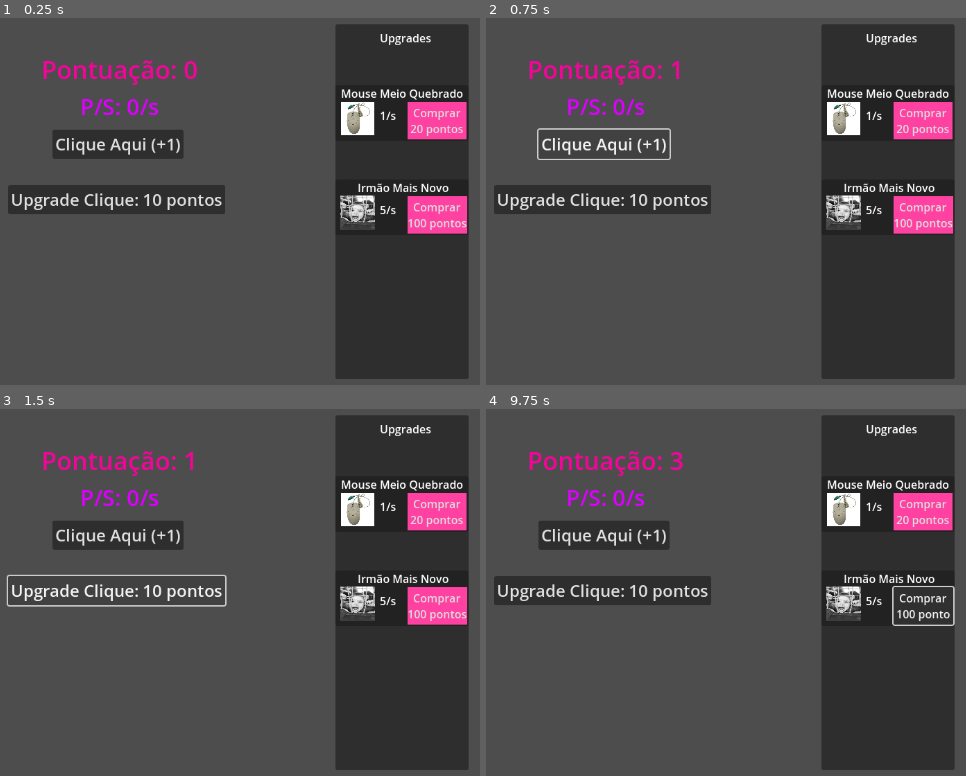
Above: before the commit, frames 1-4 (two rows, left to right).
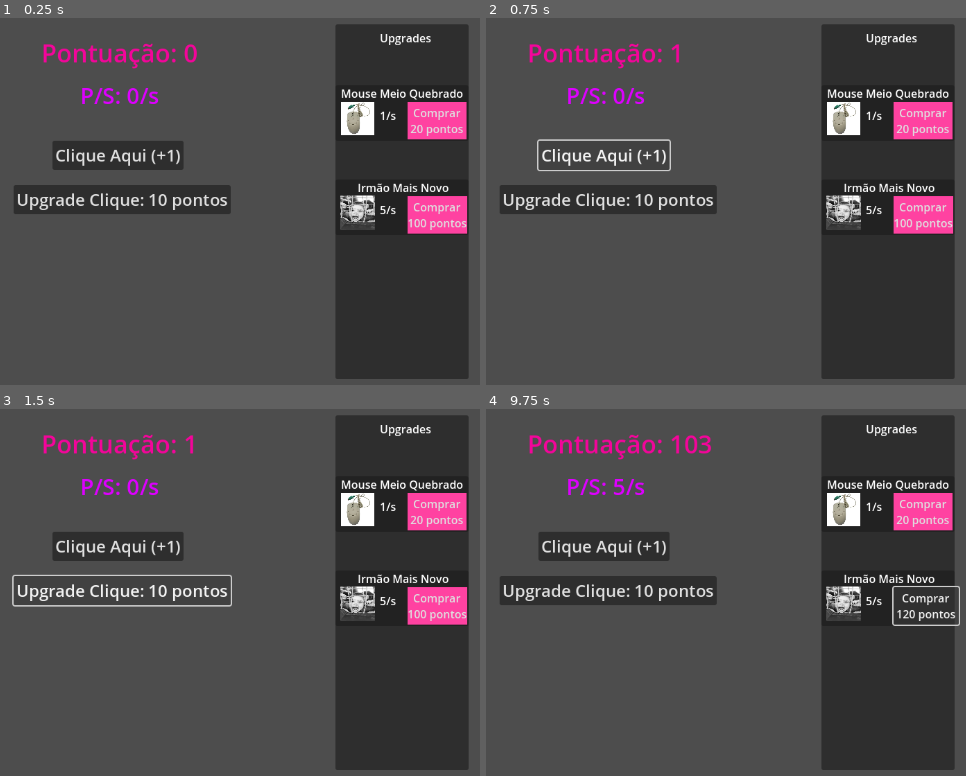
Above: after the commit, the same moments.

Repository: TarikPonciano/Tecnico-Jogos-Digitais-Sesc-1-Ano
Game: Godot game, scene res://clicker_game.tscn
The game is run twice, just before and just after one commit, with the same random seed, the same clock (stepped at 60 frames per second) and the same inputs. The project has no main scene, so this scene is started directly.
Inputs:
- Up to frame 1 (0.25 s): no input
- Up to frame 2 (0.75 s): click "Clique Aqui (+1)" at 0.5 s
- Up to frame 3 (1.5 s): click "Upgrade Clique: 10 pontos" at 1.25 s
- Up to frame 4 (9.75 s): click "Comprar 20 pontos" at 2 s; click "Comprar 100 pontos" at 2.75 s; click "Clique Aqui (+1)" at 3.5 s; click "Upgrade Clique: 10 pontos" at 4.25 s; click "Comprar 20 pontos" at 5 s; click "Comprar 100 pontos" at 5.75 s; click "Clique Aqui (+1)" at 6.5 s; click "Upgrade Clique: 10 pontos" at 7.25 s; click "Comprar 20 pontos" at 8 s; click "Comprar 100 pontos" at 8.75 s; tap Enter (ui_accept) at 9.5, 9.6 s

The runs differ from the first frame. In frame 1, 5.1% of the frame differs, in the area x 1-49%, y 6-54%; in frame 2, 4.0%; in frame 3, 4.9%; in frame 4, 5.4%, in the area x 1-99%, y 6-60%.

Commit message:
Clicker

Diff:
--- a/Turma 1º Tarde/Projetos Godot/clicker-tarde/clicker_game.gd
+++ b/Turma 1º Tarde/Projetos Godot/clicker-tarde/clicker_game.gd
@@ -13,6 +13,12 @@
 
 var qtd_upgrade_2 = 0
 var custo_upgrade_2 = 100
+
+func _process(delta: float) -> void:
+
+	if Input.is_action_just_pressed("ui_accept"):
+		for i in range(100):
+			_on_botao_clique_pressed()
 
 
 func atualizarInterface():
--- a/Turma 1º Tarde/Projetos Godot/clicker-tarde/clicker_game.tscn
+++ b/Turma 1º Tarde/Projetos Godot/clicker-tarde/clicker_game.tscn
@@ -12,25 +12,25 @@
 
 [node name="RotuloPontuacao" type="Label" parent="."]
 offset_left = 472.0
-offset_top = 104.0
+offset_top = 80.0
 offset_right = 698.0
-offset_bottom = 154.0
+offset_bottom = 130.0
 theme_override_colors/font_color = Color(0.952941, 0.0196078, 0.603922, 1)
 theme_override_font_sizes/font_size = 36
 text = "Pontuação: 0"
 
 [node name="BotaoClique" type="Button" parent="."]
 offset_left = 488.0
-offset_top = 216.0
+offset_top = 232.0
 offset_right = 677.0
-offset_bottom = 258.0
+offset_bottom = 274.0
 theme_override_font_sizes/font_size = 24
 text = "Clique Aqui (+1)"
 
 [node name="BotaoUpgradeClique" type="Button" parent="."]
-offset_left = 424.0
+offset_left = 432.0
 offset_top = 296.0
-offset_right = 737.0
+offset_right = 745.0
 offset_bottom = 338.0
 theme_override_font_sizes/font_size = 24
 text = "Upgrade Clique: 10 pontos"
@@ -124,9 +124,9 @@
 
 [node name="RotuloPoderPassivo" type="Label" parent="."]
 offset_left = 528.0
-offset_top = 160.0
+offset_top = 144.0
 offset_right = 642.0
-offset_bottom = 205.0
+offset_bottom = 189.0
 theme_override_colors/font_color = Color(0.866667, 0, 1, 1)
 theme_override_font_sizes/font_size = 32
 text = "P/S: 0/s"
